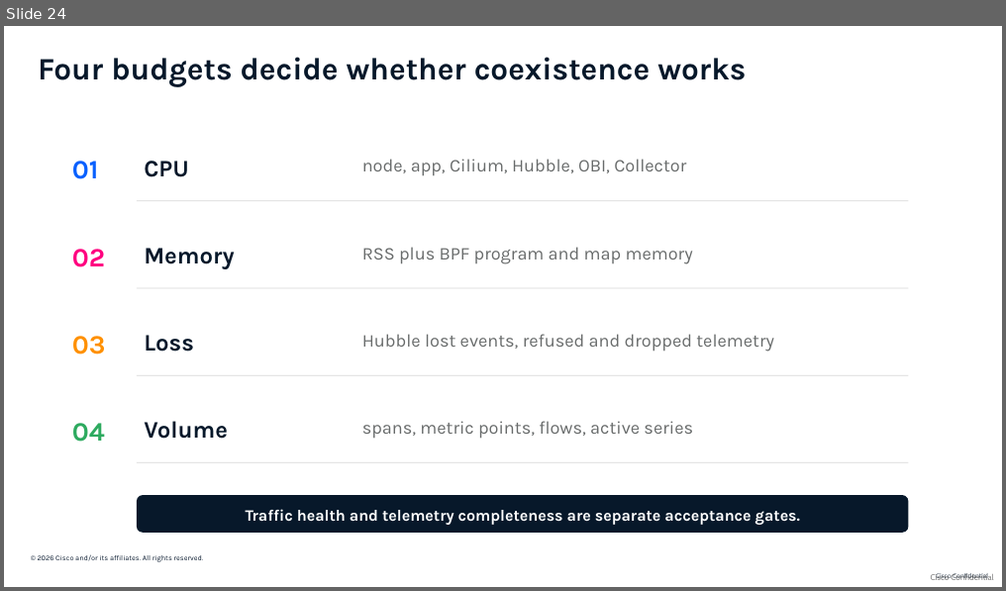
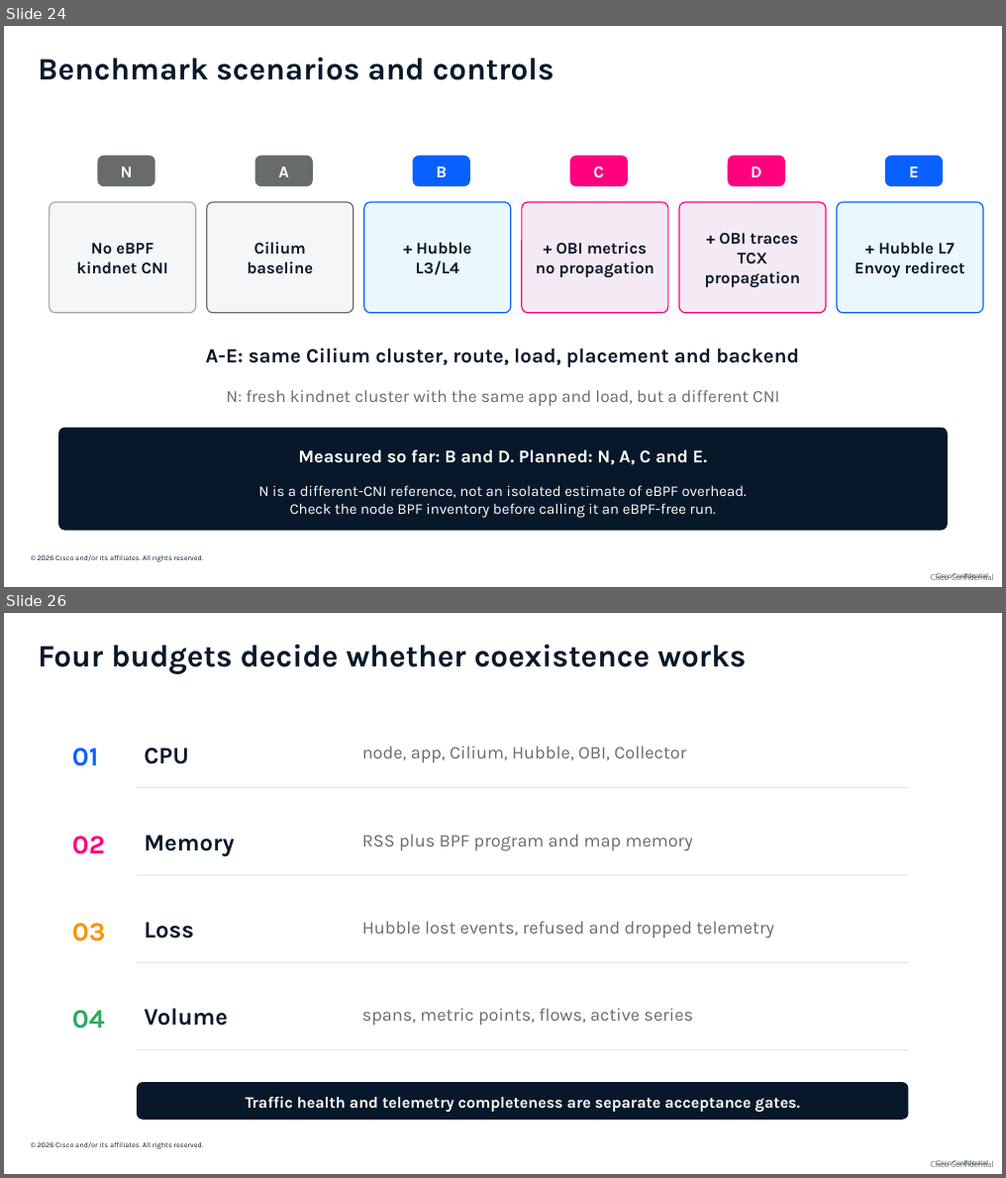
Before and after one commit to ajimenez1503/cilium-obi-demo, a slide deck: slides/cilium-obi-session-deck-latest.pptx. Shown one above the other, each under a label of ours: slide 24 before the commit, slides 24 and 26 after it; the slides between them are not shown. The pictures are 1006x591 and 1006x1178 pixels, drawn with LibreOffice and Linux fonts; fonts in the diff are those of the drawing; background and template pictures are left out. Boxes give left, top, right and bottom in pixels: in the first picture for what was removed or moved away, otherwise in the second. Text is boxed around its words. In the diff, an @@ line names an element or a change of style, - is before the commit and + after.

```diff
--- a/slides/cilium-obi-session-deck-latest.pptx
+++ b/slides/cilium-obi-session-deck-latest.pptx
@@ slide 24 added at box(4, 26, 1002, 587), background #FFFFFF; not listed: 3 template elements that a slide beside it also shows @@
@@ text added at box(38, 57, 554, 80), 30 pt, text #07182A, bold @@
+Benchmark scenarios and controls
@@ rounded rectangle added at box(98, 156, 155, 187), fill #686B6B, 16.1 pt, text #FFFFFF, bold @@
+N
@@ rounded rectangle added at box(254, 156, 313, 187), fill #686B6B, 16.1 pt, text #FFFFFF, bold @@
+A
@@ rounded rectangle added at box(413, 156, 470, 187), fill #0860FE, 16.1 pt, text #FFFFFF, bold @@
+B
@@ rounded rectangle added at box(570, 156, 628, 187), fill #FF007F, 16.1 pt, text #FFFFFF, bold @@
+C
@@ rounded rectangle added at box(728, 156, 785, 187), fill #FF007F, 16.1 pt, text #FFFFFF, bold @@
+D
@@ rounded rectangle added at box(885, 156, 943, 187), fill #0860FE, 16.1 pt, text #FFFFFF, bold @@
+E
@@ rounded rectangle added at box(49, 202, 196, 313), fill #F4F6F8, outline #A6A6A6 1.13 pt, 15.8 pt, text #07182A, bold @@
+No eBPF
+kindnet CNI
@@ rounded rectangle added at box(207, 202, 353, 313), fill #F4F6F8, outline #686B6B 1.13 pt, 15.8 pt, text #07182A, bold @@
+Cilium
+baseline
@@ rounded rectangle added at box(364, 202, 511, 313), fill #EAF7FC, outline #0860FE 1.13 pt, 15.8 pt, text #07182A, bold @@
++ Hubble
+L3/L4
@@ rounded rectangle added at box(522, 202, 668, 313), fill #F4EAF4, outline #FF007F 1.13 pt, 15.8 pt, text #07182A, bold @@
++ OBI metrics
+no propagation
@@ rounded rectangle added at box(679, 202, 826, 313), fill #F4EAF4, outline #FF007F 1.13 pt, 15.8 pt, text #07182A, bold @@
++ OBI traces
+TCX propagation
@@ rounded rectangle added at box(837, 202, 983, 313), fill #EAF7FC, outline #0860FE 1.13 pt, 15.8 pt, text #07182A, bold @@
++ Hubble L7
+Envoy redirect
@@ text added at box(206, 348, 799, 368), 19.5 pt, text #07182A, bold @@
+A-E: same Cilium cluster, route, load, placement and backend
@@ text added at box(226, 390, 779, 406), 16.5 pt, text #686B6B @@
+N: fresh kindnet cluster with the same app and load, but a different CNI
@@ rounded rectangle added at box(58, 427, 948, 531), fill #07182A @@
@@ text added at box(298, 450, 708, 466), 17.2 pt, text #FFFFFF, bold @@
+Measured so far: B and D. Planned: N, A, C and E.
@@ text added at box(258, 485, 746, 518), 14.2 pt, text #FFFFFF @@
+N is a different-CNI reference, not an isolated estimate of eBPF overhead.
+Check the node BPF inventory before calling it an eBPF-free run.
@@ what was slide 24 is now slide 26 @@
```
Also in this commit, not shown: 2 slides changed, 3 other slides added, 2 slides removed.
